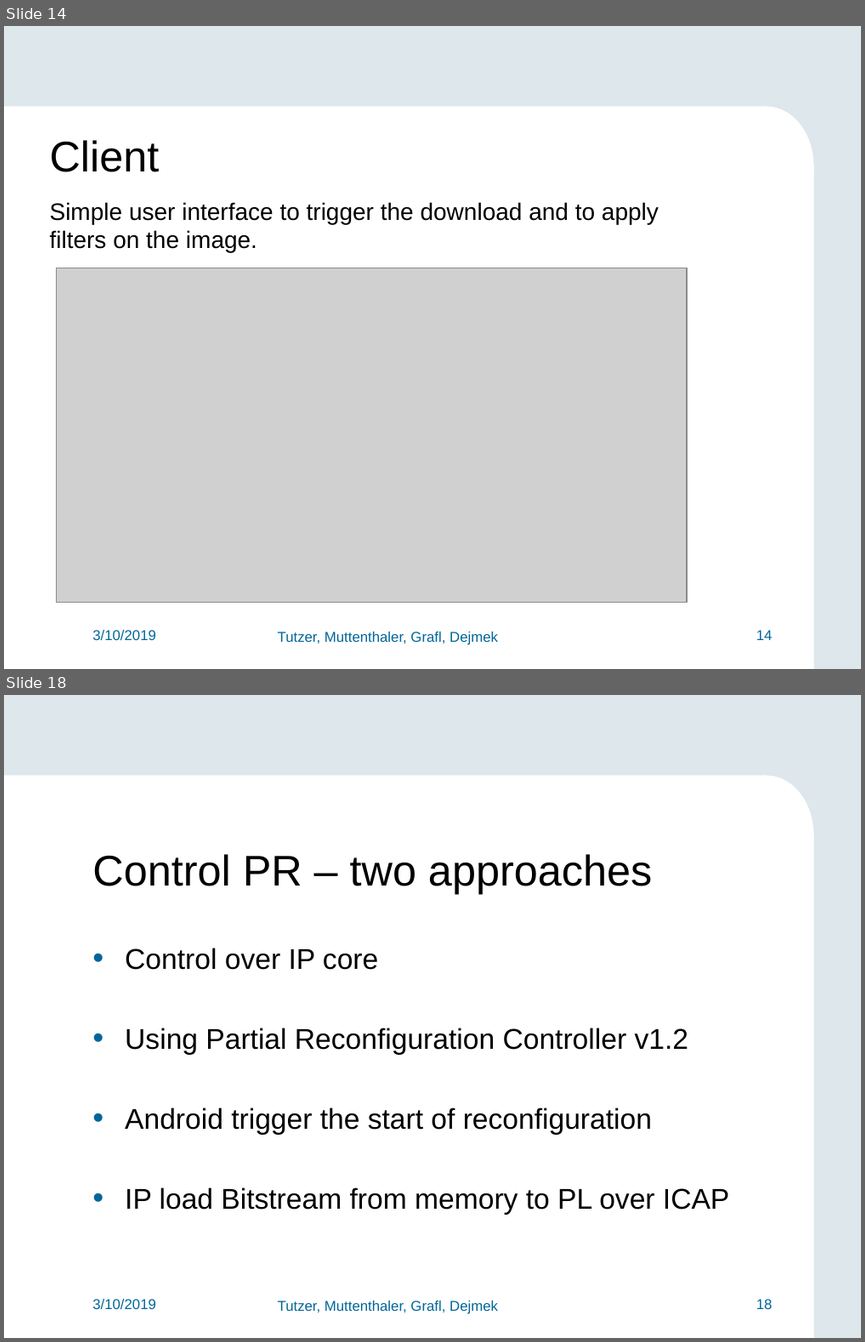
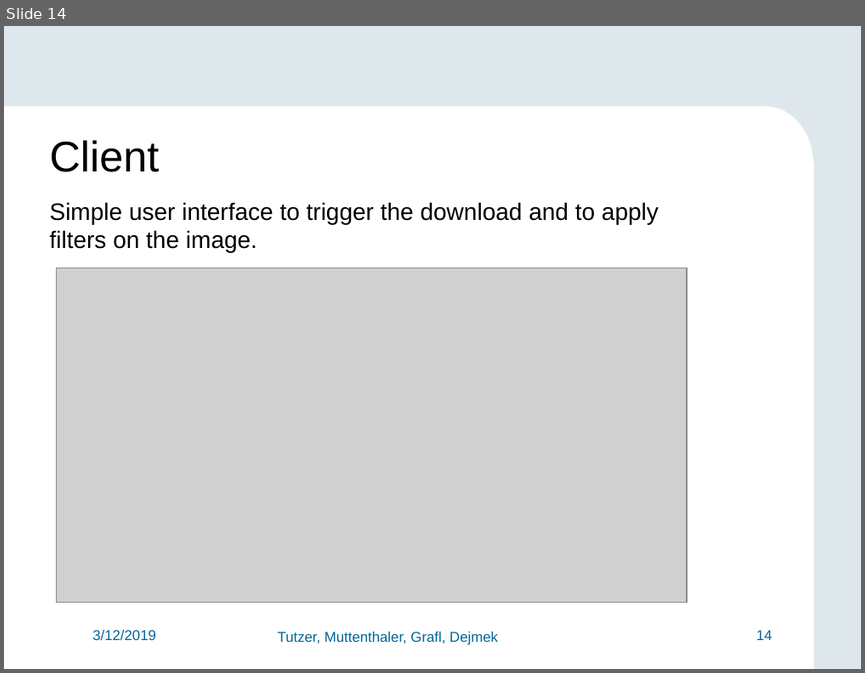
Before and after one commit to FlorianMuttenthaler/SocLabPartialReconfigIot, a slide deck: report/Final_presentation.pptx. Shown one above the other, each under a label of ours: slides 14 and 18 before the commit, slide 14 after it; the slides between them are not shown. The pictures are 865x1342 and 865x673 pixels, drawn with LibreOffice and Linux fonts; fonts in the diff are those of the drawing; grey boxes stand for pictures; background and template pictures are left out. Boxes give left, top, right and bottom in pixels: in the first picture for what was removed or moved away, otherwise in the second. Text is boxed around its words. In the diff, an @@ line names an element or a change of style, - is before the commit and + after.

```diff
--- a/report/Final_presentation.pptx
+++ b/report/Final_presentation.pptx
@@ slide 18 removed at (4,695,861,1338), background #DEE7EC; not listed: 6 template elements that a slide beside it also shows @@
@@ text removed at (92,854,652,894) @@
-Control PR – two approaches
@@ text removed at (125,947,729,1214) @@
-• Control over IP core
-• Using Partial Reconfiguration Controller v1.2
-• Android trigger the start of reconfiguration
-• IP load Bitstream from memory to PL over ICAP
@@ slide 14 changed as well @@
@@ text at (92,630,156,641): text changed @@
-3/10/2019
+3/12/2019
```
Also in this commit, not shown: 16 other slides changed, 7 slides added, 2 other slides removed, 1 other file.
